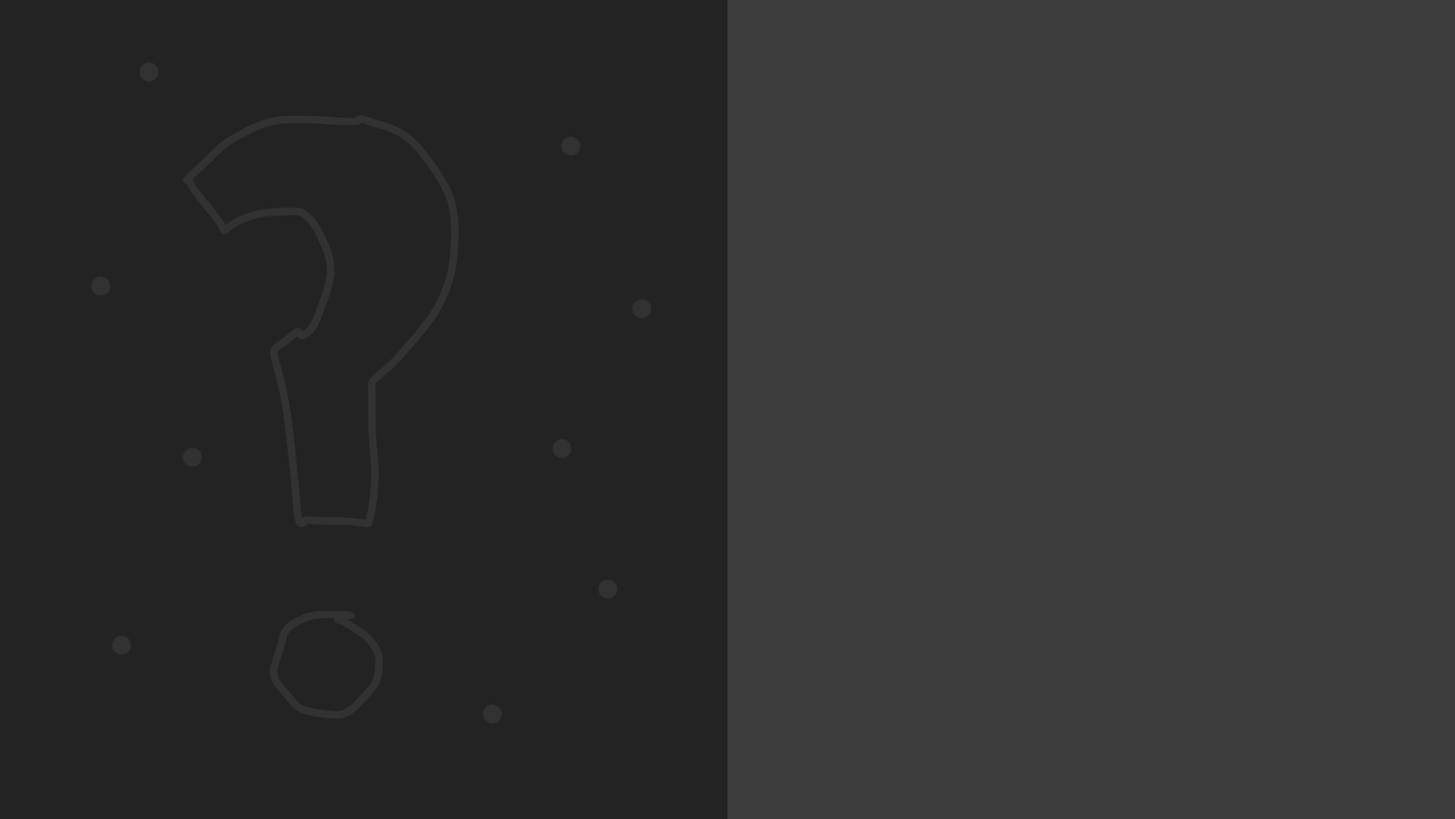
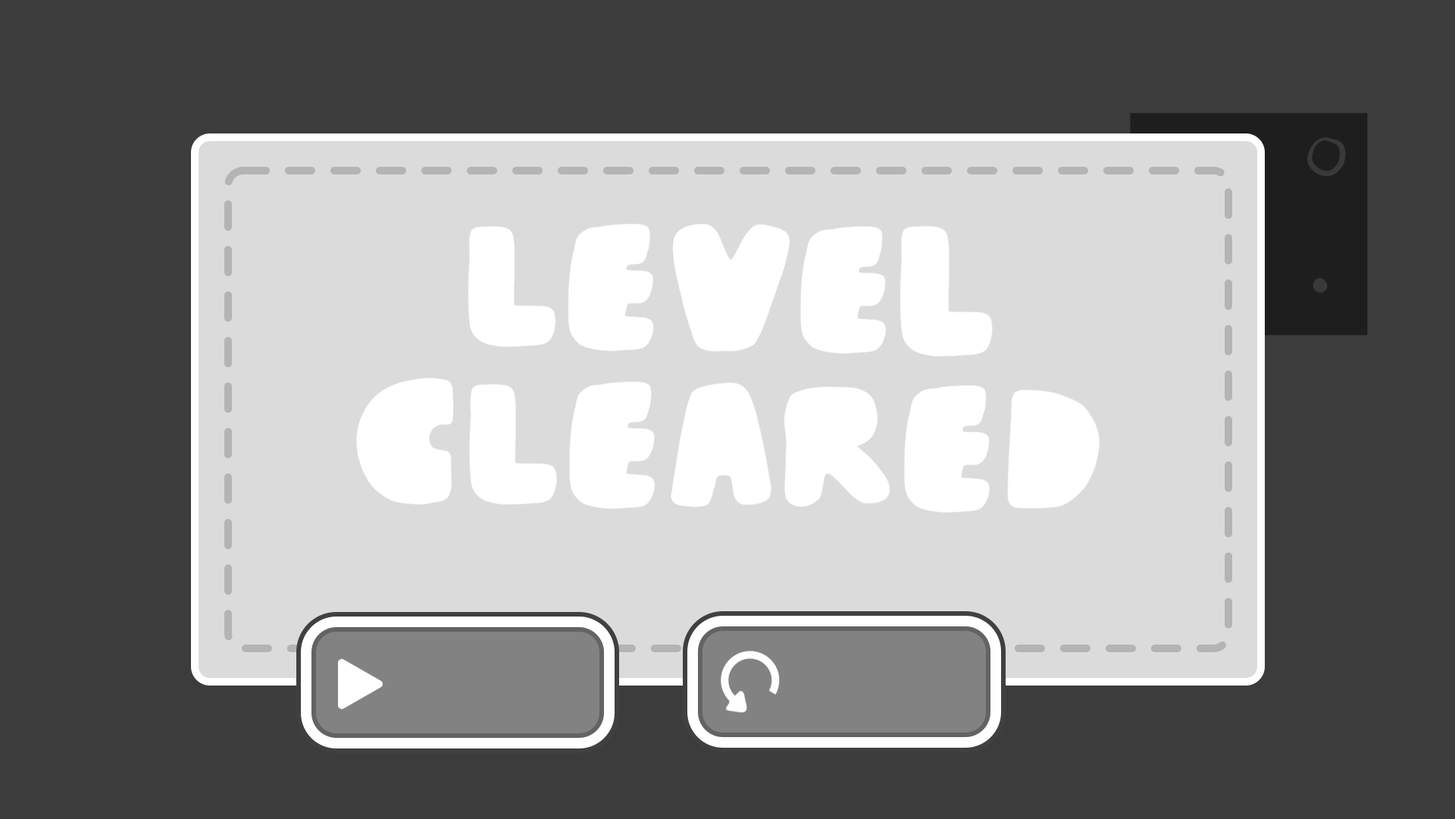
Layered file, before and after one edit (1455×819). Changes by layer:
added group "AssetCreation" with 52 layers above "Hintergrund" over box(0, 0, 1369, 819)
hid group "LevelTransitionWall" (2 layers), moved it into group "AssetCreation" over box(0, 0, 728, 819)
hid group "LevelSelection" (3 layers), moved it into group "AssetCreation" over box(125, 136, 583, 276)
showed group "WinLoseScreen" (15 layers), moved it into group "AssetCreation" over box(191, 112, 1369, 753)
added group "PlayAgainButton" with 3 layers in group "WinLoseScreen" over box(682, 610, 1006, 752)
added layer "Ellipse 1" in group "PlayAgainButton" over box(720, 649, 781, 714)
added layer "Rechteck 5" (1st of 2, in "AssetCreation" › "WinLoseScreen" › "PlayAgainButton") in group "PlayAgainButton" over box(698, 626, 991, 737)
added layer "whiteOuter" (1st of 2, in "AssetCreation" › "WinLoseScreen" › "PlayAgainButton") in group "PlayAgainButton" over box(682, 610, 1006, 752)
added group "NextLevelButton" with 3 layers in group "WinLoseScreen" over box(296, 611, 620, 753)
added layer "Dreieck 1" in group "NextLevelButton" over box(338, 658, 383, 709)
added layer "Rechteck 5" (2nd of 2, in "AssetCreation" › "WinLoseScreen" › "NextLevelButton") in group "NextLevelButton" over box(311, 626, 605, 738)
added layer "whiteOuter" (2nd of 2, in "AssetCreation" › "WinLoseScreen" › "NextLevelButton") in group "NextLevelButton" over box(296, 611, 620, 753)
painted on "levelClearedText" over box(215, 184, 1124, 539)
added group "background" (2nd of 4, in "AssetCreation" › "WinLoseScreen") with 2 layers in group "WinLoseScreen" over box(191, 133, 1266, 686)
added layer "Rechteck 4" in group "background" over box(224, 166, 1233, 652)
added layer "Rechteck 3" in group "background" over box(191, 133, 1266, 686)
moved "background" (3rd of 4, in "AssetCreation" › "WinLoseScreen") below "background" over box(1130, 112, 1369, 336)
moved "Background" into group "AssetCreation" over box(0, 0, 1369, 819)
